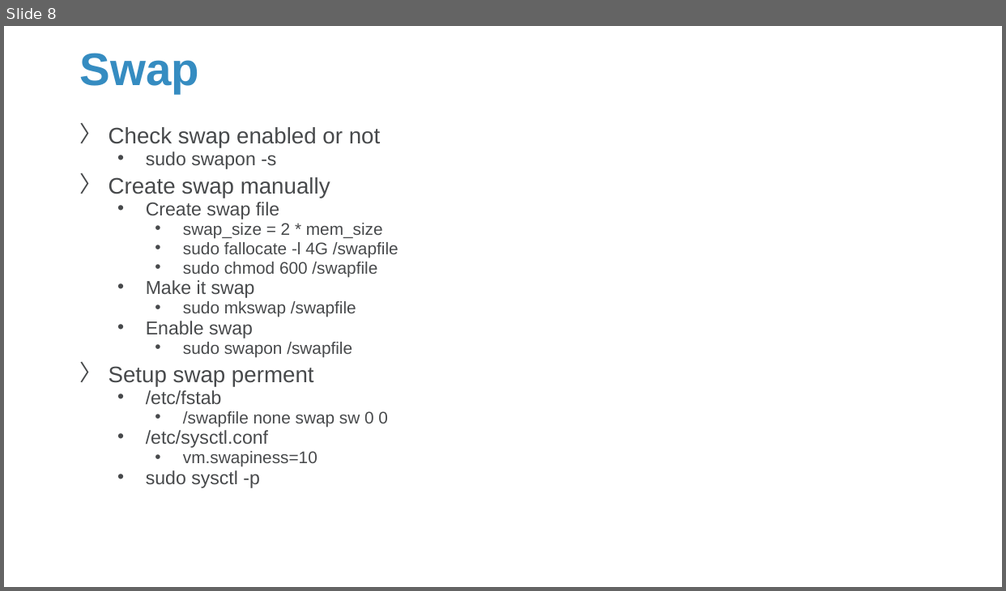
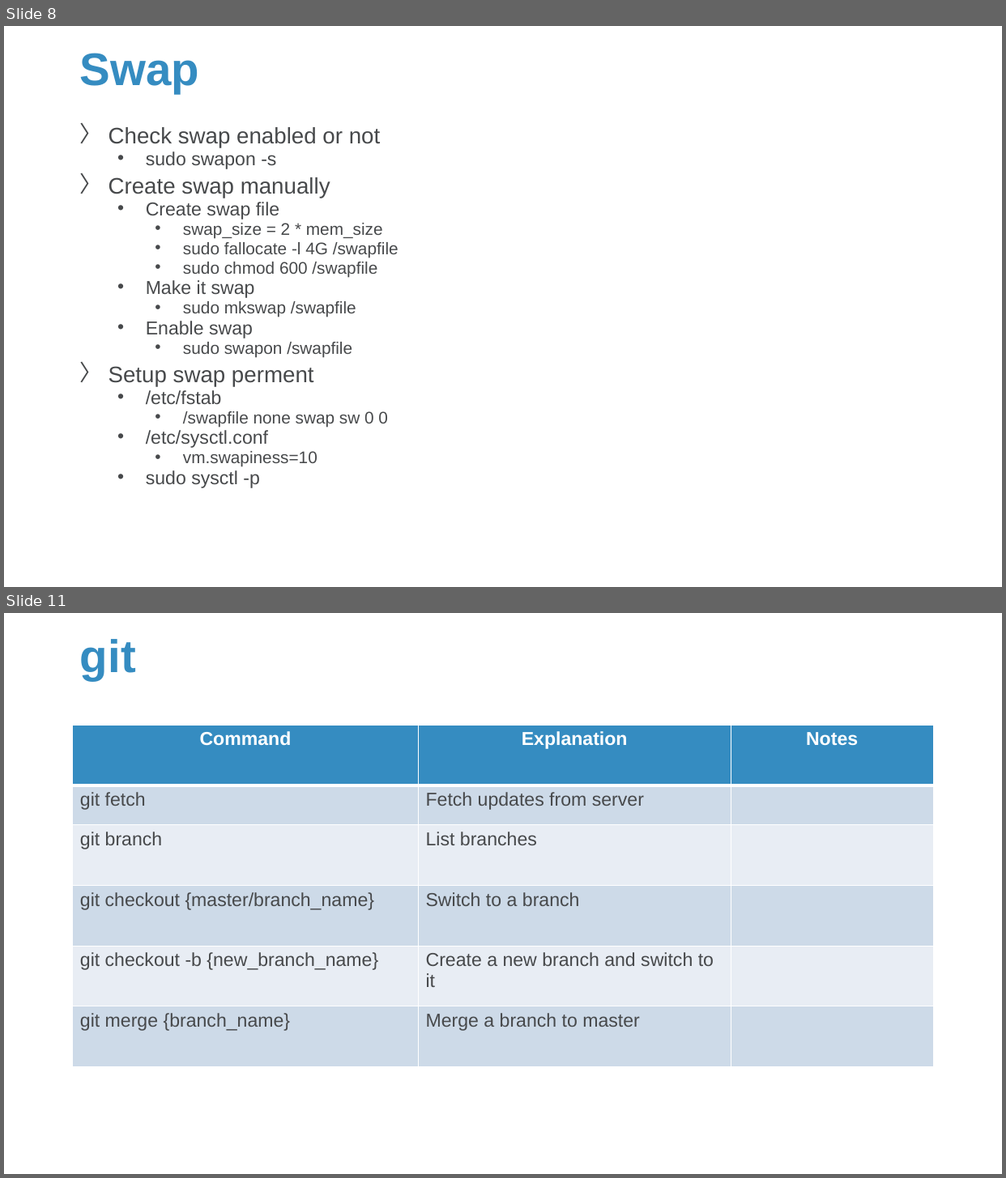
Before and after one commit to Sparks-Lu/TechNotes, a slide deck: Linux/Linux_Notes.pptx. Shown one above the other, each under a label of ours: slide 8 before the commit, slides 8 and 11 after it; the slides between them are not shown. The pictures are 1006x591 and 1006x1178 pixels, drawn with LibreOffice and Linux fonts; fonts in the diff are those of the drawing; background and template pictures are left out. Boxes give left, top, right and bottom in pixels: in the first picture for what was removed or moved away, otherwise in the second. Text is boxed around its words. In the diff, an @@ line names an element or a change of style, - is before the commit and + after.

```diff
--- a/Linux/Linux_Notes.pptx
+++ b/Linux/Linux_Notes.pptx
@@ slide 11 added at [4,613,1002,1174], background picture (left out) @@
@@ title added at [80,639,136,681], 44 pt, text #358CC1, bold @@
+git
@@ table added at [73,726,934,1067], 6 rows, 3 columns @@
+Command | Explanation | Notes
+git fetch | Fetch updates from server | 
+git branch | List branches | 
+git checkout {master/branch_name} | Switch to a branch | 
+git checkout -b {new_branch_name} | Create a new branch and switch to it | 
+git merge {branch_name} | Merge a branch to master | 
```
Also in this commit, not shown: 2 other slides added, 13 other files.
